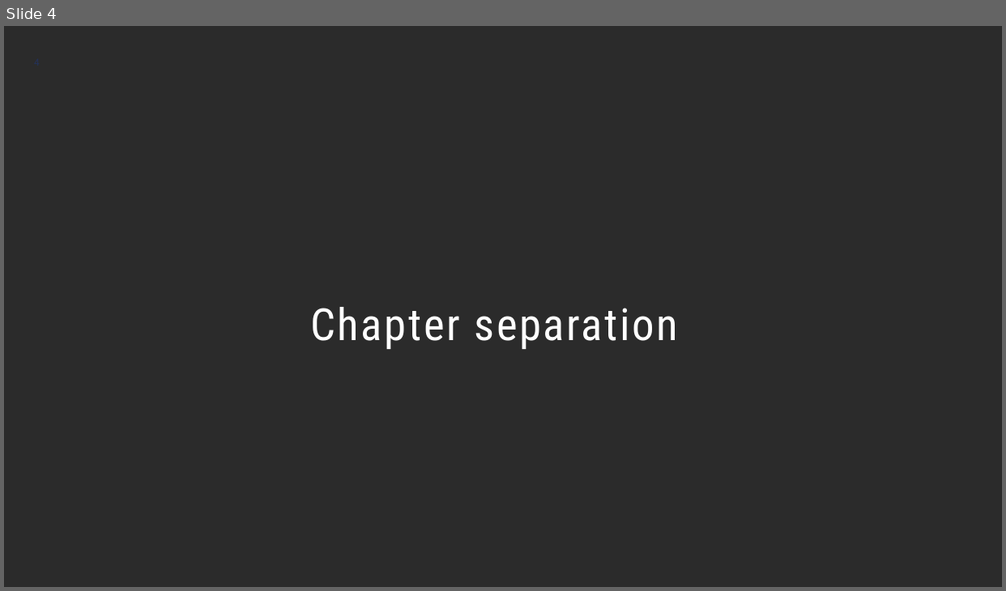
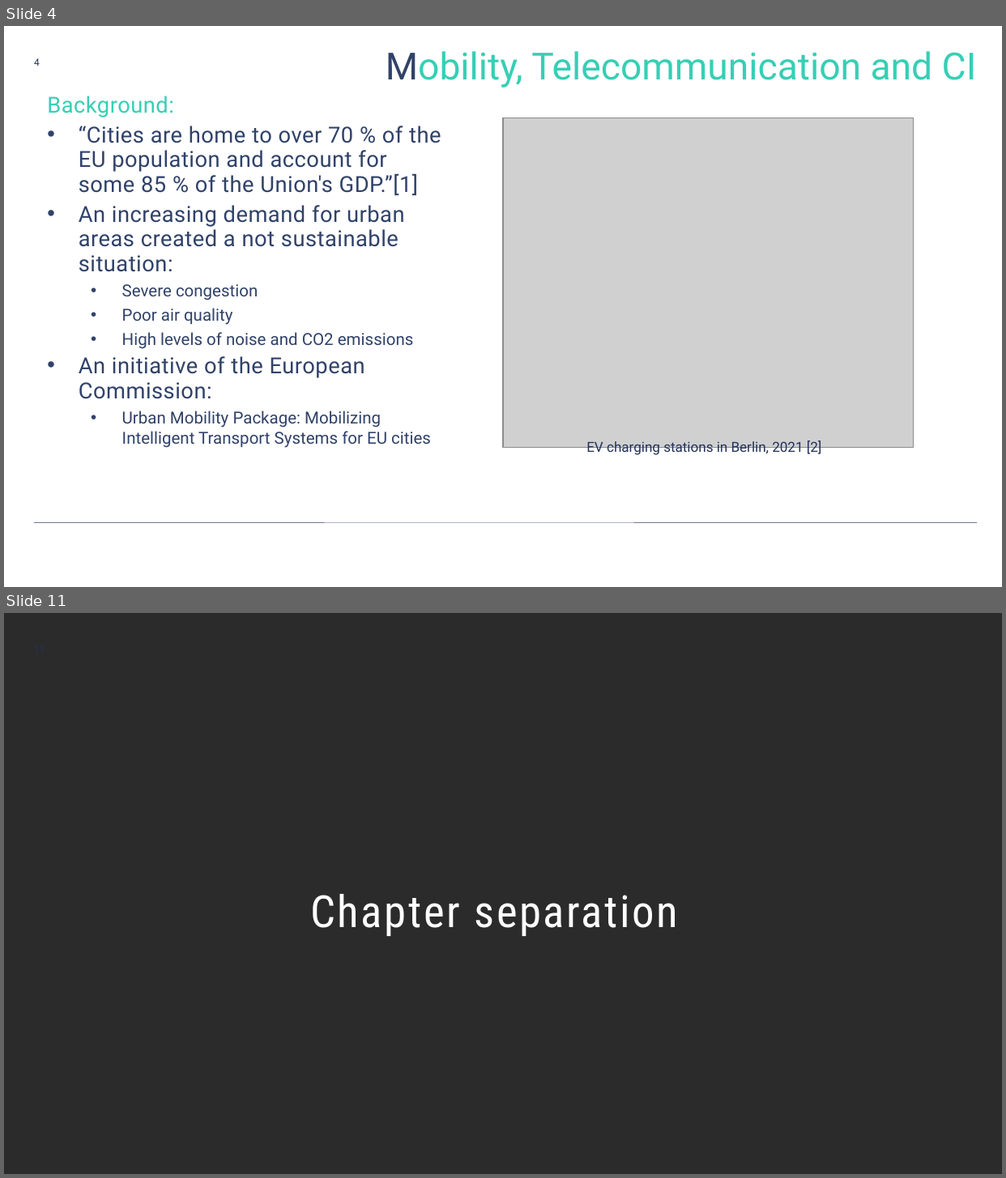
Before and after one commit to birnbaum/cid-workshop2, a slide deck: slides/ide3a_workshop2.pptx. Shown one above the other, each under a label of ours: slide 4 before the commit, slides 4 and 11 after it; the slides between them are not shown. The pictures are 1006x591 and 1006x1178 pixels, drawn with LibreOffice and Linux fonts; fonts in the diff are those of the drawing; grey boxes stand for pictures; background and template pictures are left out; a plain dark background stands for a picture behind light text. Boxes give left, top, right and bottom in pixels: in the first picture for what was removed or moved away, otherwise in the second. Text is boxed around its words. In the diff, an @@ line names an element or a change of style, - is before the commit and + after.

```diff
--- a/slides/ide3a_workshop2.pptx
+++ b/slides/ide3a_workshop2.pptx
@@ slide 4 added at (x1=4, y1=26, x2=1002, y2=587), background #FFFFFF; not listed: 1 template element that a slide beside it also shows @@
@@ text added at (x1=386, y1=51, x2=977, y2=88), 27 pt, text #36CFB5 @@
+Mobility, Telecommunication and CI
@@ text added at (x1=47, y1=96, x2=441, y2=448), 16 pt, text #304269 @@
+Background:
+• “Cities are home to over 70 % of the EU population and account for some 85 % of the Union's GDP.”[1]
+• An increasing demand for urban areas created a not sustainable situation:
+  • Severe congestion
+  • Poor air quality
+  • High levels of noise and CO2 emissions
+• An initiative of the European Commission:
+  • Urban Mobility Package: Mobilizing Intelligent Transport Systems for EU cities
@@ picture added at (x1=503, y1=118, x2=913, y2=447) @@
@@ text added at (x1=586, y1=441, x2=822, y2=457), 10 pt, text #23325B @@
+EV charging stations in Berlin, 2021 [2]
@@ line added from (977, 523) to (34, 523), #23325B 0.25 pt @@
@@ what was slide 4 is now slide 11 @@
@@ page number at (x1=34, y1=638, x2=266, y2=661): text changed @@
-4
+11
```
Also in this commit, not shown: 1 slide changed, 8 other slides added, 2 slides removed, 4 other files.
